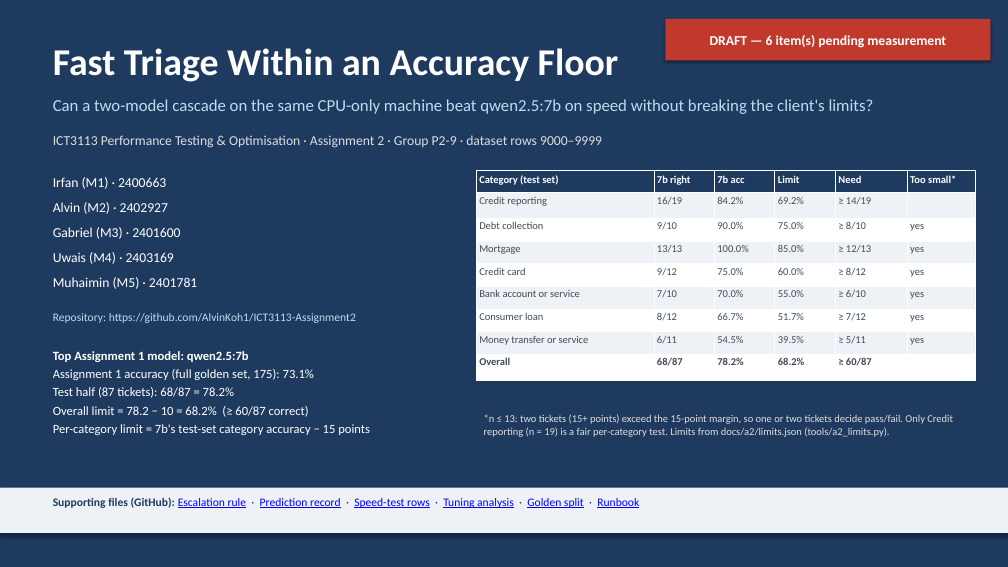
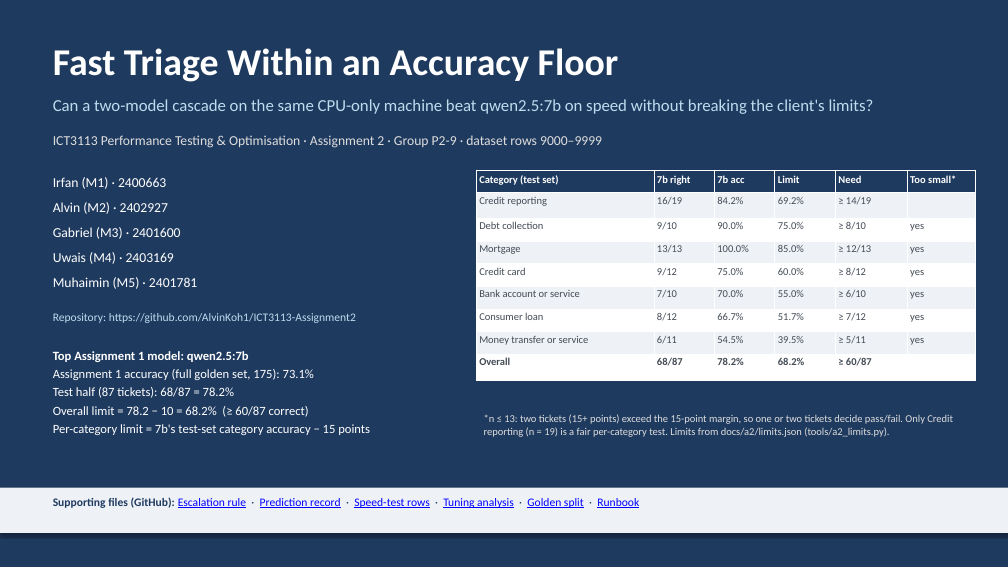
Before and after one commit to AlvinKoh1/ICT3113-Assignment2, a slide deck: slide 1 of deck/Group09_A2.pptx. Drawn at 1008x567 pixels with LibreOffice and Linux fonts; fonts in the diff are those of the drawing. Boxes give left, top, right and bottom in pixels: in the first picture for what was removed or moved away, otherwise in the second. Text is boxed around its words. In the diff, an @@ line names an element or a change of style, - is before the commit and + after.

```diff
--- a/deck/Group09_A2.pptx
+++ b/deck/Group09_A2.pptx
@@ rectangle removed at [665,19,991,60] @@
-DRAFT — 6 item(s) pending measurement
```
Also in this commit, not shown: 7 other slides changed, 9 other files.
